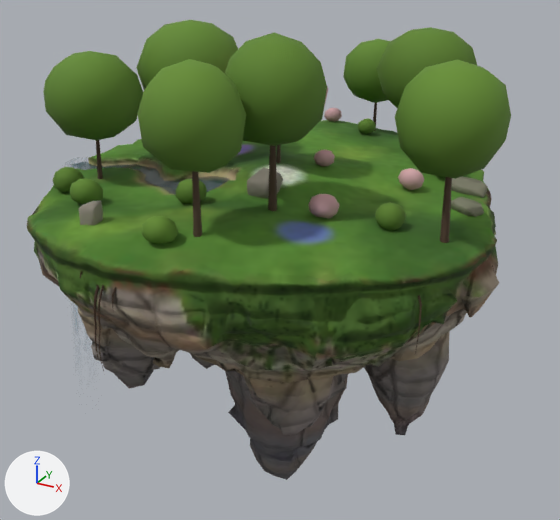
Before and after pictures for a commit that changed the glTF model public/assets/models/islands/island-meadow-lod1.glb.
Camera for both pictures: a 50 mm lens placed at (30.8, -55.6, 20.5), pointed at (-1.9, 3.8, -9.2). The lights are fixed; the arrows at lower left show +X, +Y and +Z. The picture after the commit comes second. Where no turn or scale is listed for an object, it has been applied to the vertices. Vertices at exactly the same position are counted once.

In view in the first picture: 'Detail', 'Terrain' and 2 more.
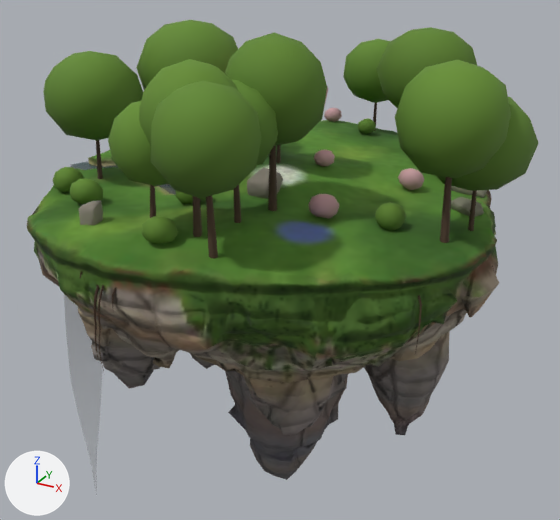
Where the newer file only moved an object's origin or applied its transform, the numbers keep the older frame.

What changed in the scene script:
```text
Change me_detail:
    used by ob_detail; location = (1.25, 0.89, 2.38)
    remove me_detail.from_pydata(...)  # 1760 vertices, 3200 faces; spans x -18.9..18.9, y -22.2..22.2, z -11.2..11.2
    add me_detail.from_pydata(...)  # 2012 vertices, 3638 faces; spans x -25.9..20.3, y -22.2..22.2, z -45.7..11.2
    me_detail part 1: the loose piece of 42 vertices spanning x -2.8..4.5, y -19.5..-12.5, z 2.9..10.2 is copied, and the copy is turned -141 degrees about the z axis through its middle and scaled by 0.852, then moved by (1.2, 3.1, -1.1); it spans x -1.0..5.1, y -15.9..-9.9, z 2.3..8.6
    me_detail part 2: the loose piece of 16 vertices spanning x 0.5..1.1, y -16.3..-15.6, z -2.0..3.6 is copied, and the copy is turned -141 degrees about the z axis through its middle and scaled by 0.852, then moved by (1.3, 3.1, -0.2); it spans x 1.9..2.4, y -13.1..-12.6, z -1.9..2.9
    me_detail part 3: the loose piece of 16 vertices spanning x -10.2..-9.7, y -0.9..-0.4, z -2.0..2.9 is copied, and the copy is scaled about its middle by (-0.749, -0.747, 0.826), then moved by (26.4, -3.7, -1.1); it spans x 16.3..16.7, y -4.6..-4.2, z -2.7..1.4
    me_detail part 4: the loose piece of 42 vertices spanning x -2.8..4.5, y -19.5..-12.5, z 2.9..10.2 is copied, and the copy is multiplied about its middle by the matrix ((0.761, 0.204, 0.036), (-0.205, 0.762, 0.018), (-0.03, -0.026, 0.788)), then moved by (-2.8, -0.8, -1.8); it spans x -4.7..0.8, y -19.6..-14.0, z 1.8..7.6
    me_detail part 5: the loose piece of 16 vertices spanning x 0.5..1.1, y -16.3..-15.6, z -2.0..3.6 is copied, and the copy is multiplied about its middle by the matrix ((0.761, 0.205, 0.036), (-0.206, 0.762, 0.018), (-0.03, -0.027, 0.788)), then moved by (-3.0, -0.9, -0.6); it spans x -2.5..-1.9, y -17.2..-16.7, z -2.0..2.4
    me_detail part 6: the loose piece of 42 vertices spanning x -2.8..4.5, y -19.5..-12.5, z 2.9..10.2 is copied, and the copy is multiplied about its middle by the matrix ((-0.176, 0.948, -0.002), (-0.947, -0.176, -0.032), (-0.032, -0.004, 0.963)), then moved by (2.5, -2.2, -0.6); it spans x 0.0..6.7, y -21.6..-14.8, z 2.4..9.5
    me_detail part 7: the loose piece of 16 vertices spanning x 0.5..1.1, y -16.3..-15.6, z -2.0..3.6 is copied, and the copy is turned -100.6 degrees about the z axis through its middle and scaled by 0.964, then moved by (2.6, -2.0, -0.4); it spans x 3.1..3.7, y -18.3..-17.6, z -2.3..3.1
    me_detail part 8: a new loose piece of 42 vertices spanning x 12.6..20.3, y -8.1..-0.6, z 0.7..7.6, in mat_island_detail
    me_detail part 9: a new loose piece of 20 vertices spanning x -25.9..-20.1, y -5.0..-0.6, z -45.7..-2.7, in mat_island_detail
    me_detail part 10: 844 kept faces spanning x -16.2..16.4, y -19.0..19.9, z -2.5..0.4 get new vertex colours
    other edits to the shape of me_detail do not show in these pictures
```

Pixel boxes [x1, y1, x2, y2] of what changed, in the pictures (560 x 520 px):
'Detail', reshaped (36% taller)
    before: [43, 20, 511, 371]
    after: [43, 20, 538, 496]
part 1 of me_detail, added (green)
    after: [232, 79, 278, 165]
part 2 of me_detail, added
    after: [233, 185, 241, 223]
part 3 of me_detail, added
    after: [468, 190, 477, 231]
part 4 of me_detail, added (green)
    after: [108, 101, 168, 186]
part 5 of me_detail, added
    after: [150, 185, 156, 218]
part 6 of me_detail, added (green)
    after: [151, 81, 262, 198]
part 7 of me_detail, added (brown)
    after: [206, 195, 218, 259]
part 8 of me_detail, added (green)
    after: [438, 97, 538, 191]
part 9 of me_detail, added
    after: [64, 165, 102, 496]
part 10 of me_detail, edited (looks the same)
    both: [53, 108, 484, 244]
